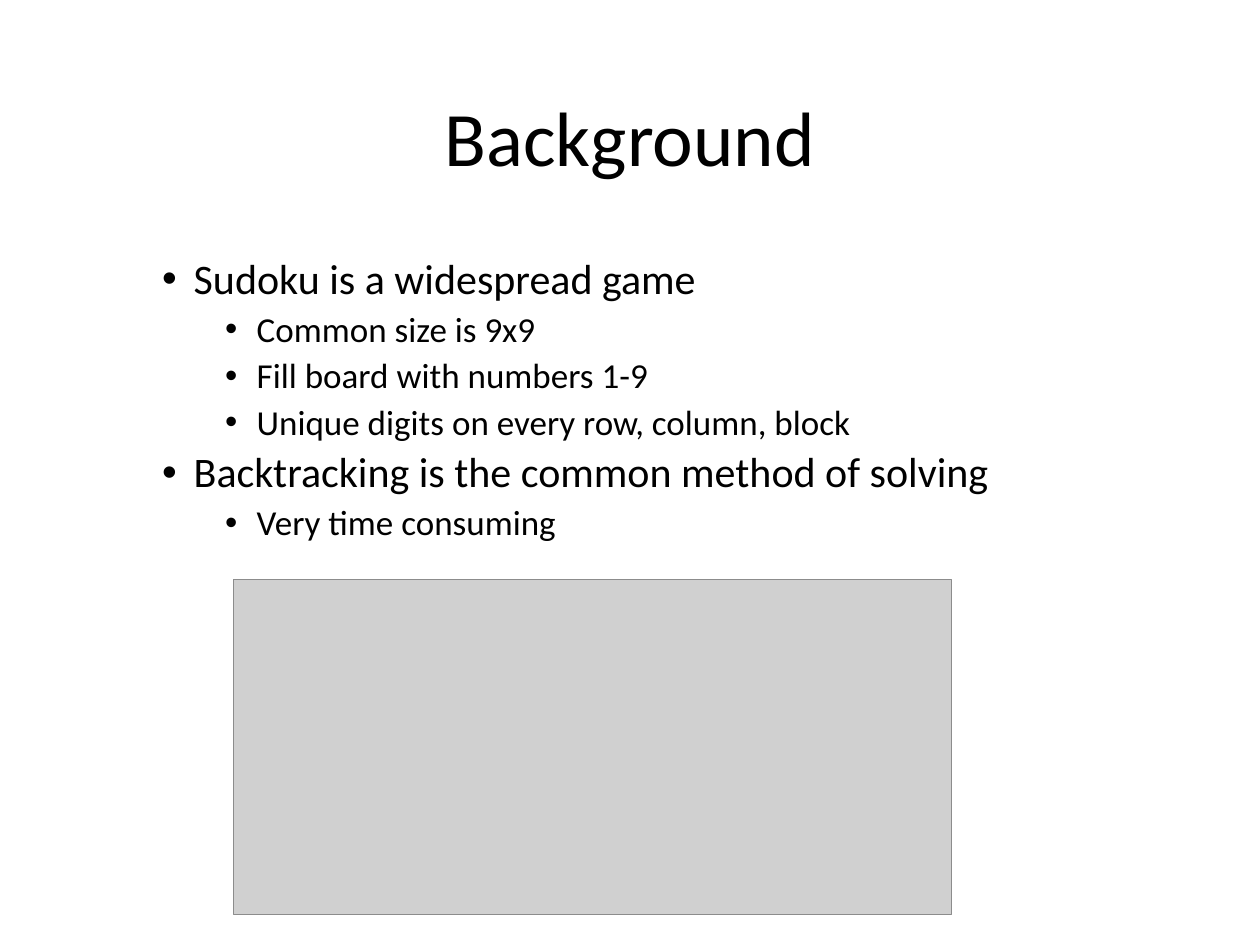
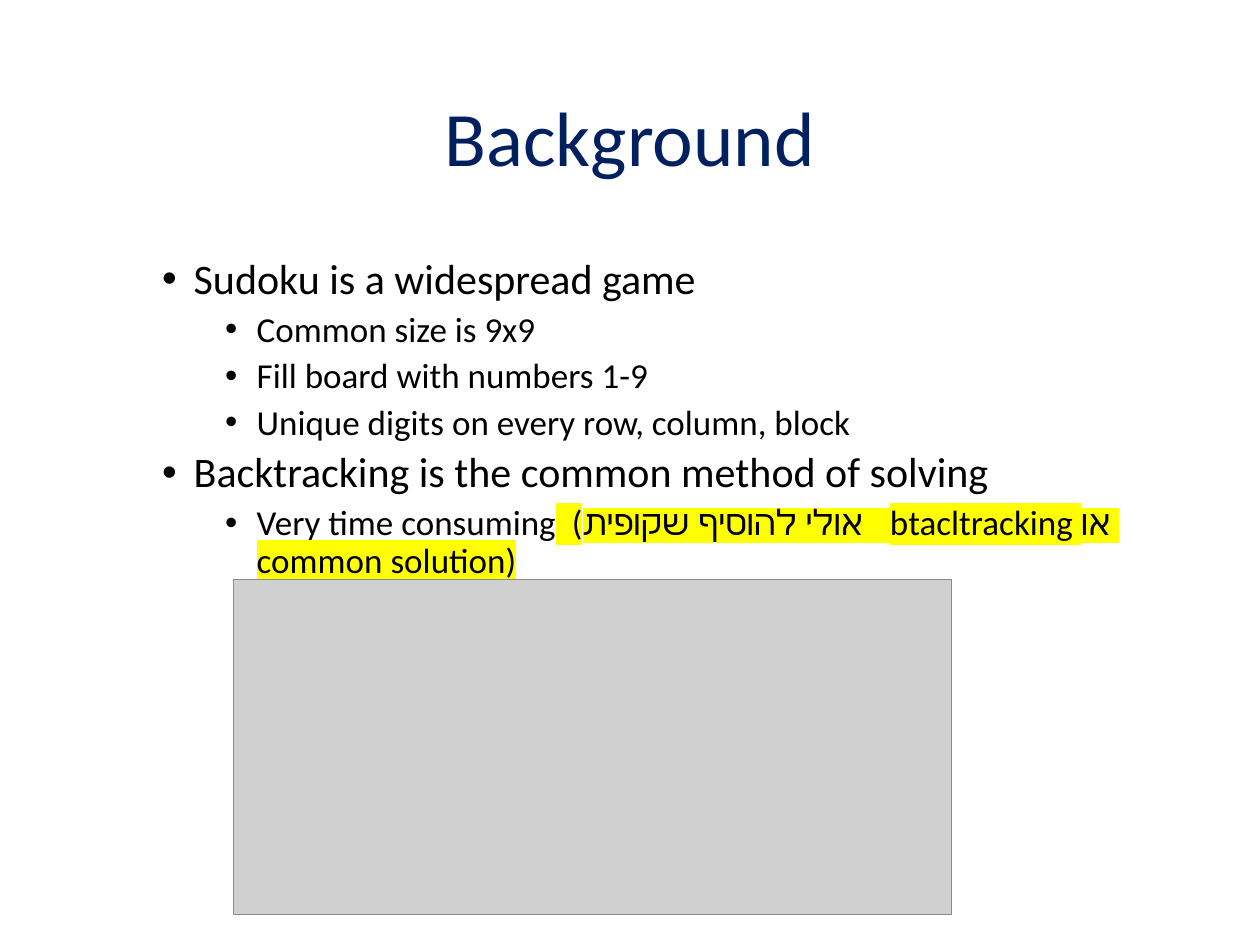
Before and after one commit to chendudai/Sudoku, a slide deck: slide 4 of Presentation/final_presentation.pptx. Drawn at 1260x945 pixels with LibreOffice and Linux fonts; fonts in the diff are those of the drawing; grey boxes stand for pictures. Boxes give left, top, right and bottom in pixels: in the first picture for what was removed or moved away, otherwise in the second. Text is boxed around its words. In the diff, an @@ line names an element or a change of style, - is before the commit and + after.

```diff
--- a/Presentation/final_presentation.pptx
+++ b/Presentation/final_presentation.pptx
@@ title "Background" at <box>445,112,815,180</box>: text colour #000000 to #002060 @@
@@ text at <box>257,508,1111,582</box>: text changed @@
-    • Very time consuming
+    • Very time consuming (אולי להוסיף שקופית btacltracking או common solution)
```
Also in this commit, not shown: 1 other slide changed, 2 slides added, 2 slides removed.
